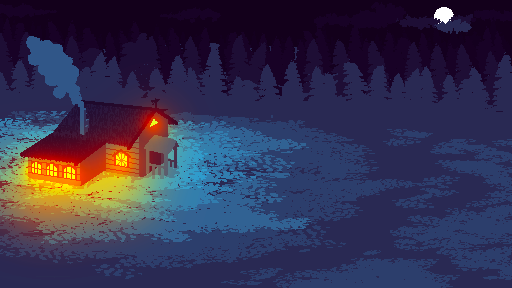
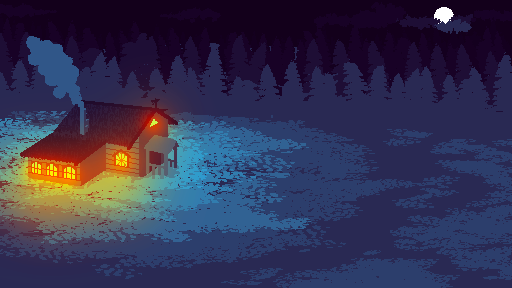
Before/after of a 512px x 288px layered artwork. What changed in the layer stack:
added layer "Слой 20" (25%) above "Пост" over [0, 76, 212, 273]
"Слой 19": opacity 57% → 50% over [5, 93, 185, 206]
removed layer "Слой 17" from group "Пост" over [0, 76, 212, 273]
"Слой 16": opacity 86% → 65%, painted on it over [0, 76, 212, 273]
